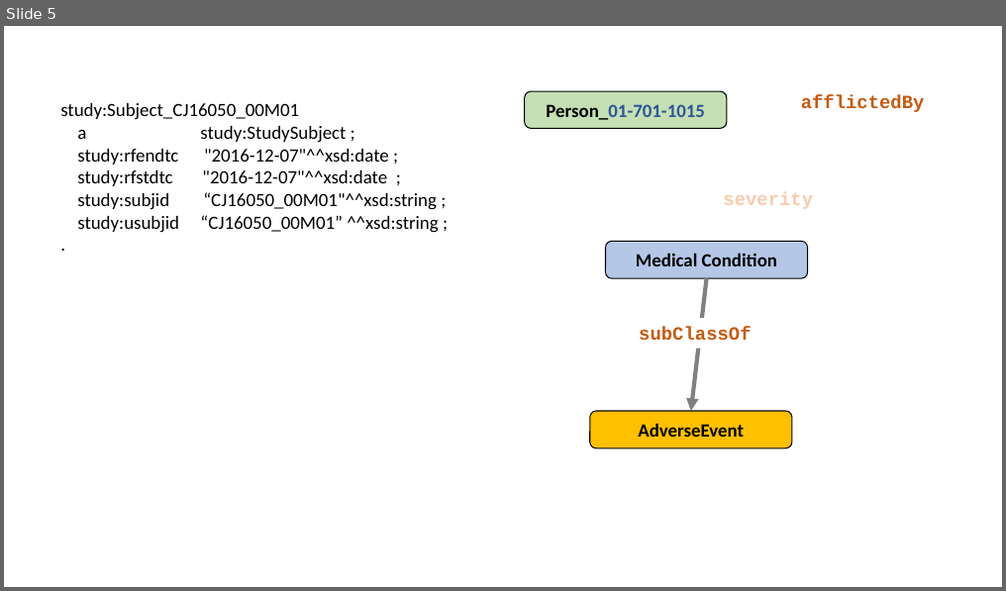
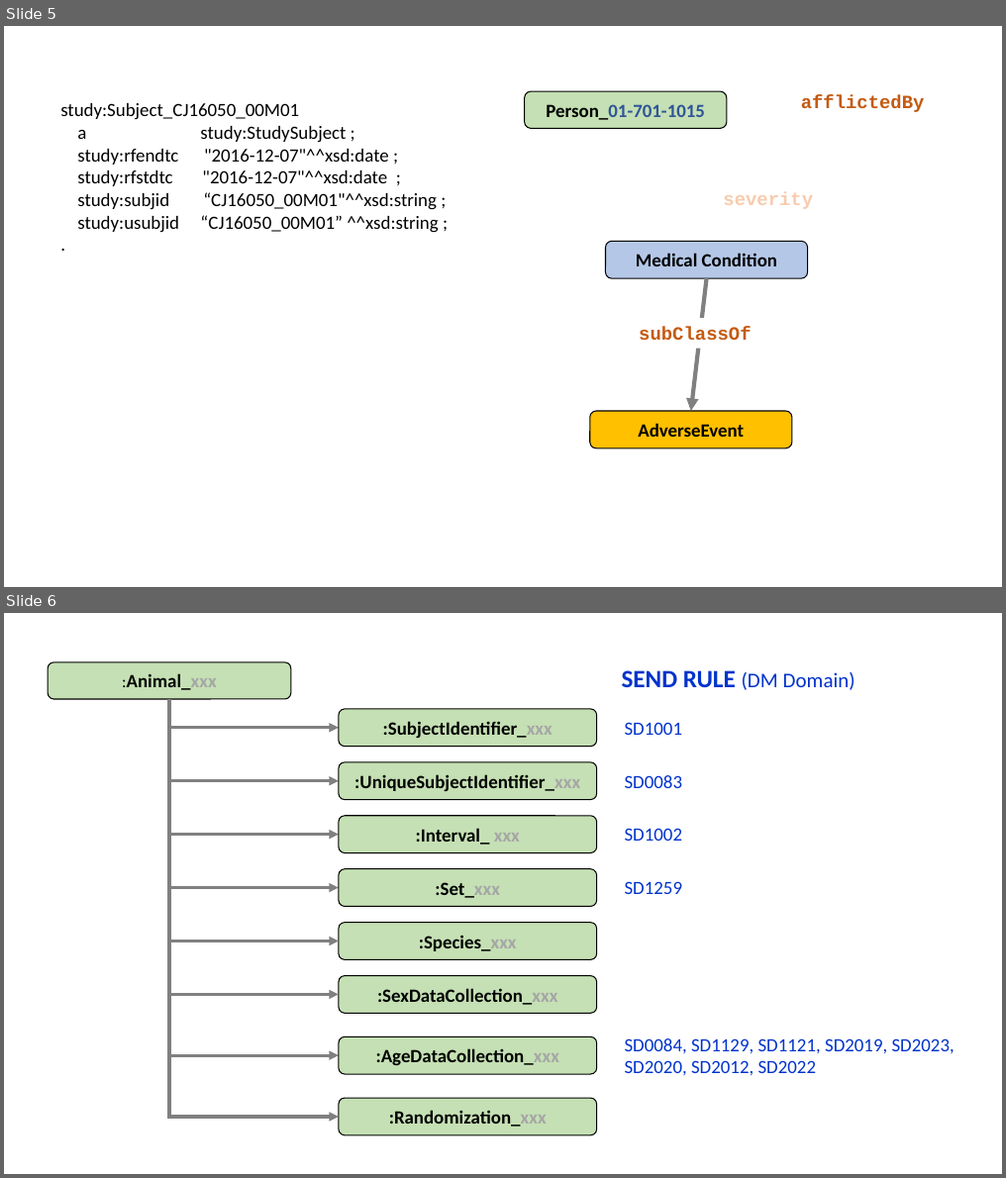
Before and after one commit to phuse-org/SENDConform, a slide deck: doc/images/ImageSources.pptx. Shown one above the other, each under a label of ours: slide 5 before the commit, slides 5 and 6 after it. The pictures are 1006x591 and 1006x1178 pixels, drawn with LibreOffice and Linux fonts; fonts in the diff are those of the drawing. Boxes give left, top, right and bottom in pixels: in the first picture for what was removed or moved away, otherwise in the second. Text is boxed around its words. In the diff, an @@ line names an element or a change of style, - is before the commit and + after.

```diff
--- a/doc/images/ImageSources.pptx
+++ b/doc/images/ImageSources.pptx
@@ slide 6 added at (4,613,1002,1174), background #FFFFFF @@
@@ rounded rectangle added at (48,663,291,699), fill #C5E0B4, outline #000000 1 pt, 18 pt, text #000000, bold @@
+:Animal_xxx
@@ text added at (622,670,855,690), 20 pt, text #0033CC @@
+SEND RULE (DM Domain)
@@ elbow arrow added from (169, 699) to (339, 835), #808080 3 pt @@
@@ elbow arrow added from (169, 699) to (339, 728), #808080 3 pt @@
@@ elbow arrow added from (169, 699) to (339, 781), #808080 3 pt @@
@@ elbow arrow added from (169, 699) to (339, 888), #808080 3 pt @@
@@ elbow arrow added from (169, 699) to (339, 942), #808080 3 pt @@
@@ elbow arrow added from (169, 699) to (339, 995), #808080 3 pt @@
@@ elbow arrow added from (169, 699) to (339, 1057), #808080 3 pt @@
@@ elbow arrow added from (169, 699) to (339, 1117), #808080 3 pt @@
@@ rounded rectangle added at (339,709,597,747), fill #C5E0B4, outline #000000 1 pt, 18 pt, text #000000, bold @@
+:SubjectIdentifier_xxx
@@ text added at (625,722,683,735), 18 pt, text #0033CC @@
+SD1001
@@ rounded rectangle added at (339,762,597,800), fill #C5E0B4, outline #000000 1 pt, 18 pt, text #000000, bold @@
+:UniqueSubjectIdentifier_xxx
@@ text added at (625,775,683,788), 18 pt, text #0033CC @@
+SD0083
@@ rounded rectangle added at (339,816,597,854), fill #C5E0B4, outline #000000 1 pt, 18 pt, text #000000, bold @@
+:Interval_ xxx
@@ text added at (625,828,683,841), 18 pt, text #0033CC @@
+SD1002
@@ rounded rectangle added at (339,869,597,906), fill #C5E0B4, outline #000000 1 pt, 18 pt, text #000000, bold @@
+:Set_xxx
@@ text added at (625,881,683,894), 18 pt, text #0033CC @@
+SD1259
@@ rounded rectangle added at (339,923,597,960), fill #C5E0B4, outline #000000 1 pt, 18 pt, text #000000, bold @@
+:Species_xxx
@@ rounded rectangle added at (339,976,597,1014), fill #C5E0B4, outline #000000 1 pt, 18 pt, text #000000, bold @@
+:SexDataCollection_xxx
@@ rounded rectangle added at (339,1038,597,1075), fill #C5E0B4, outline #000000 1 pt, 18 pt, text #000000, bold @@
+:AgeDataCollection_xxx
@@ text added at (625,1039,954,1076), 18 pt, text #0033CC @@
+SD0084, SD1129, SD1121, SD2019, SD2023,
+SD2020, SD2012, SD2022
@@ rounded rectangle added at (339,1098,597,1136), fill #C5E0B4, outline #000000 1 pt, 18 pt, text #000000, bold @@
+:Randomization_xxx
```
Also in this commit, not shown: 16 other files.
